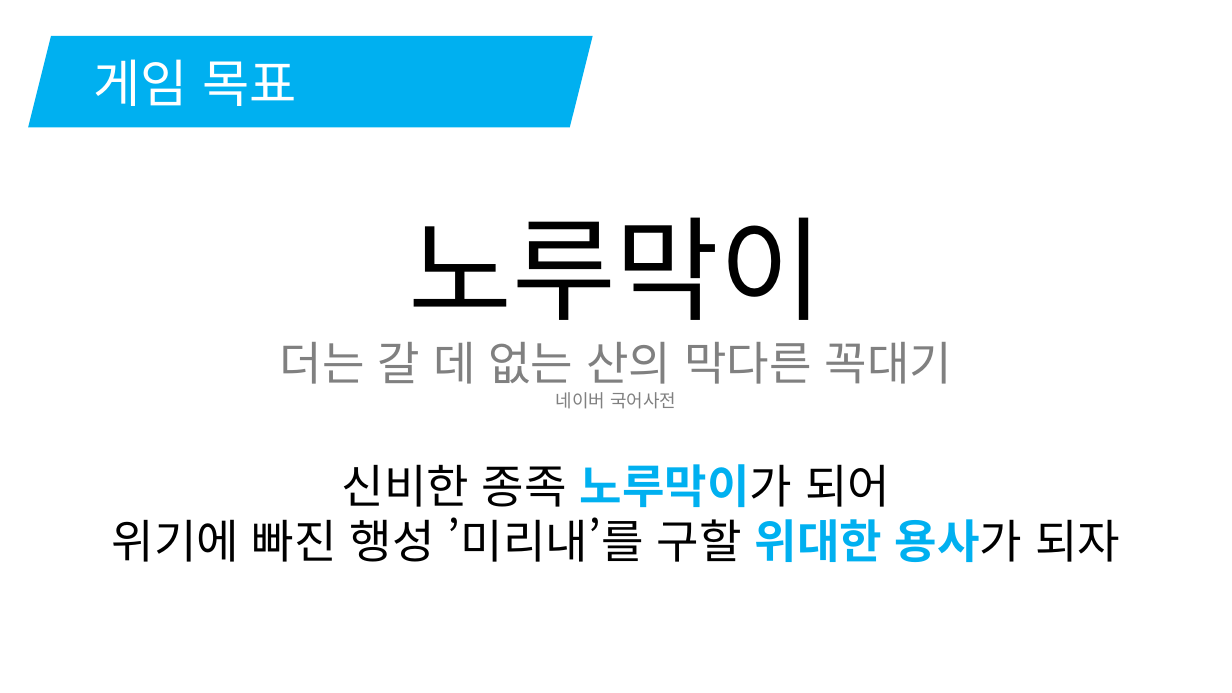
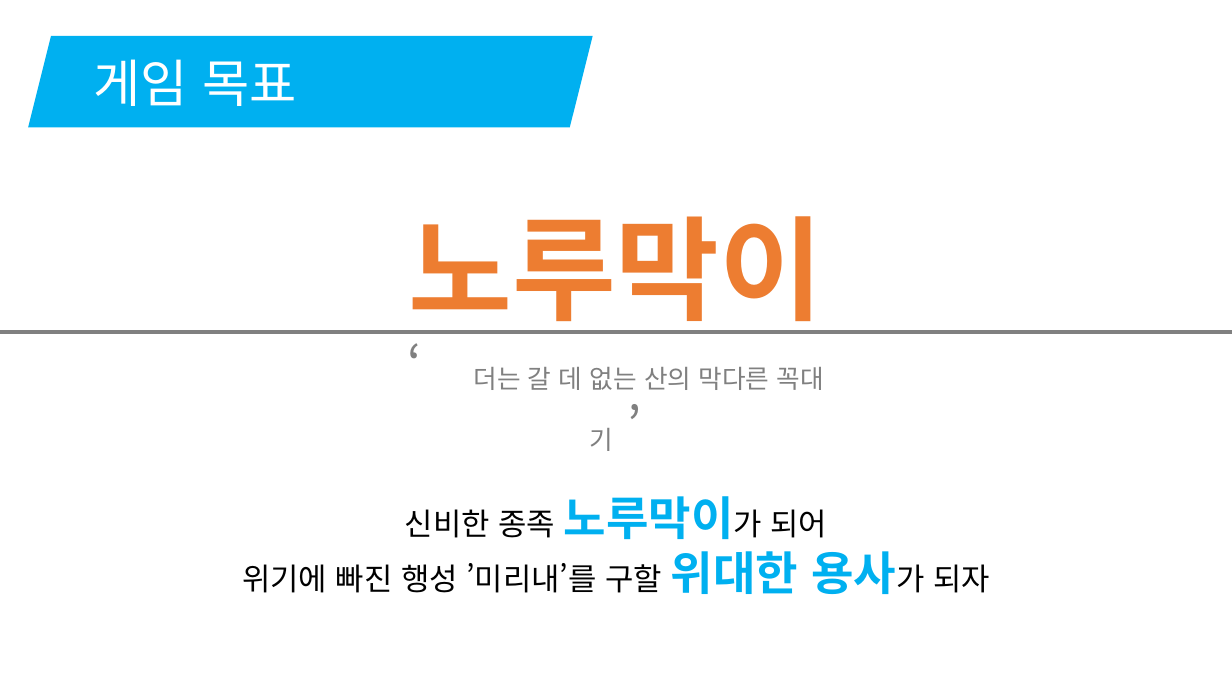
Before and after one commit to korleinster/gamebusdriver, a slide deck: slide 5 of documents/노루막이_김형준_신창섭_홍승필_허지훈.pptx. Drawn at 1232x693 pixels with LibreOffice and Linux fonts; fonts in the diff are those of the drawing; background and template pictures are left out. Boxes give left, top, right and bottom in pixels: in the first picture for what was removed or moved away, otherwise in the second. Text is boxed around its words. In the diff, an @@ line names an element or a change of style, - is before the commit and + after.

```diff
--- a/documents/노루막이_김형준_신창섭_홍승필_허지훈.pptx
+++ b/documents/노루막이_김형준_신창섭_홍승필_허지훈.pptx
@@ text "노루막이": place and size @@
-text "노루막이" at [280,217,953,409]
+text "노루막이" at [408,216,823,334]
@@ text "노루막이" at [408,216,823,334]: text colour #000000 to #ED7D31, bold on @@
@@ line added from (0, 333) to (1232, 333), #808080 3 pt @@
@@ text at [280,342,953,409]: paragraphs removed @@
-더는 갈 데 없는 산의 막다른 꼭대기
-네이버 국어사전
@@ text added at [473,367,824,390], 20 pt, text #808080 @@
+‘ 더는 갈 데 없는 산의 막다른 꼭대기 ’
@@ text "신비한 종족 노루막이가 되어": place and size @@
-text "신비한 종족 노루막이가 되어" at [111,464,1120,562]
+text "신비한 종족 노루막이가 되어" at [242,496,990,594]
@@ text "신비한 종족 노루막이가 되어" at [242,496,990,594]: size 36 to 24 pt in "신비한 종족 노루막이가 되어", "위기에 빠진 행성 ’미리내’를 구할 용사가 되자" @@
```
Also in this commit, not shown: 4 other slides changed, 1 slide added.
